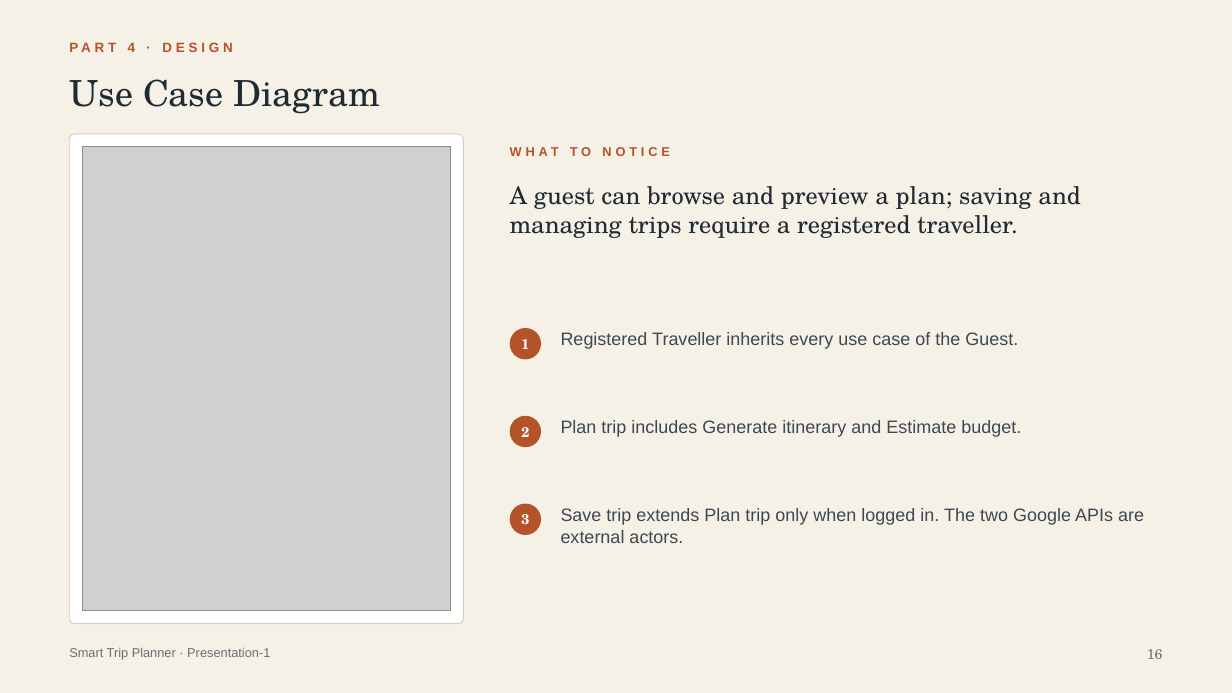
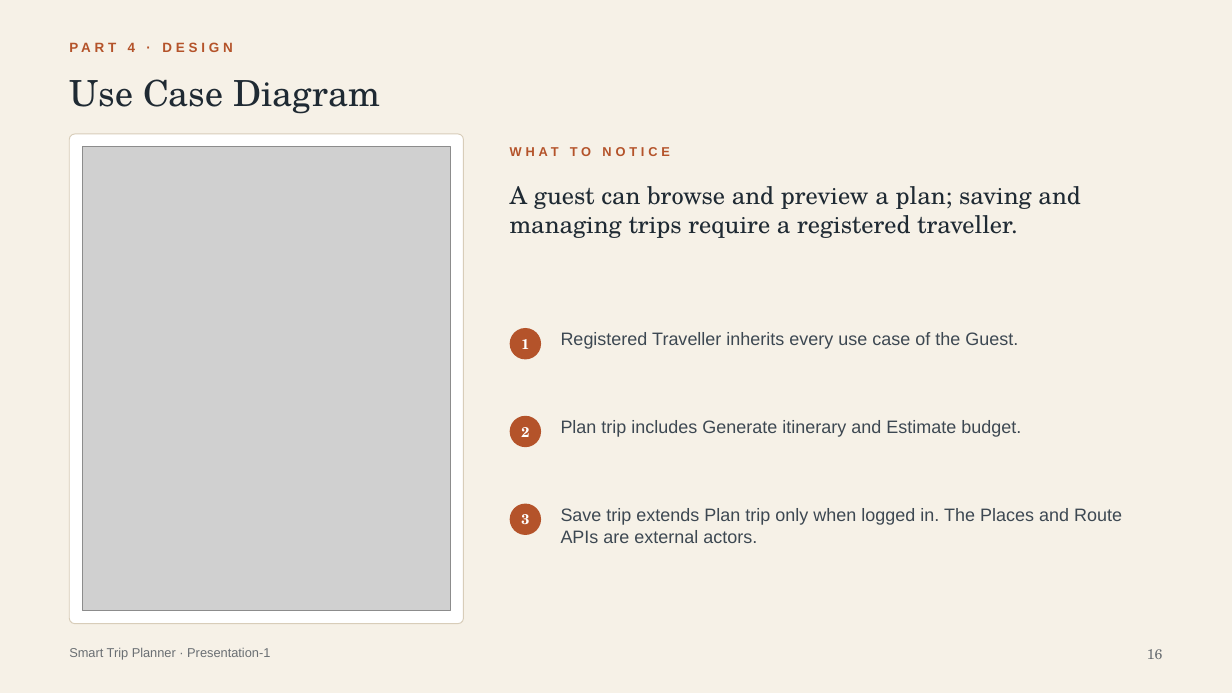
Before and after one commit to krishnakm143/smart-trip-planner, a slide deck: slide 16 of docs/Smart_Trip_Planner_Presentation1.pptx. Drawn at 1232x693 pixels with LibreOffice and Linux fonts; fonts in the diff are those of the drawing; grey boxes stand for pictures. Boxes give left, top, right and bottom in pixels: in the first picture for what was removed or moved away, otherwise in the second. Text is boxed around its words. In the diff, an @@ line names an element or a change of style, - is before the commit and + after.

```diff
--- a/docs/Smart_Trip_Planner_Presentation1.pptx
+++ b/docs/Smart_Trip_Planner_Presentation1.pptx
@@ text at <box>561,508,1122,543</box>: text changed @@
-Save trip extends Plan trip only when logged in. The two Google APIs are external actors.
+Save trip extends Plan trip only when logged in. The Places and Route APIs are external actors.
```
Also in this commit, not shown: 12 other slides changed, 24 other files.
